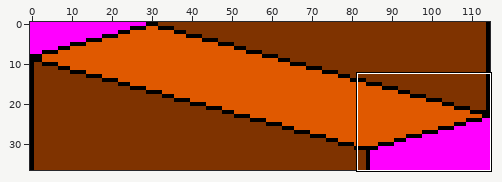
A sprite sheet gets an edit: build/images/stairs.png. Above: a wide view before the commit, with the close-up outlined.
Close-up. First the earlier version:
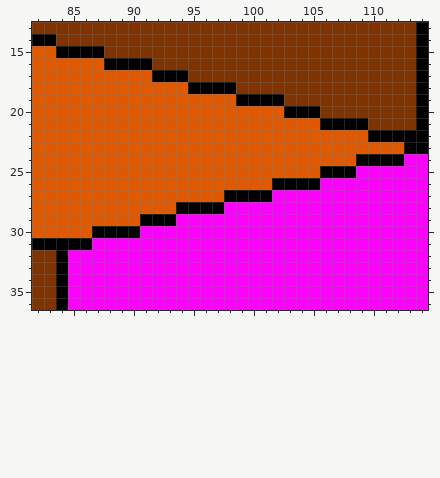
The file is 115x37 pixels. Colours within 5 levels of each other are drawn and written as one. Shown: x 82..114, y 13..36.
And afterwards:
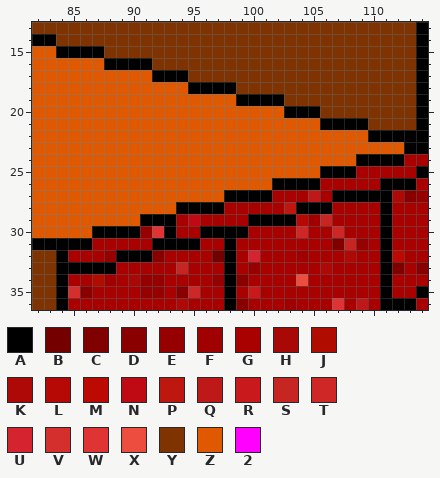
Palette (. is transparent): A #000000  B #750000  C #800000  D #8a0000  E #960000  F #a10000  G #a90000  H #a80906  J #b10c00  K #ae0807  L #b60906  M #bc0901  N #bf0a14  P #be170f  Q #be1819  R #ca191d  S #c72522  T #ce2726  U #d52330  V #d42f2c  W #df3334  X #ec4d3e  Y #7f3300  Z #e05900  2 #ff00ff
Changes in this commit:
@@ x 82..114 @@
 23 ZZZZZZZZZZZZZZZZZZZZZZZZZZZZZZZAA
-24 ZZZZZZZZZZZZZZZZZZZZZZZZZZZAAAA22
-25 ZZZZZZZZZZZZZZZZZZZZZZZZAAA222222
-26 ZZZZZZZZZZZZZZZZZZZZAAAA222222222
-27 ZZZZZZZZZZZZZZZZAAAA2222222222222
-28 ZZZZZZZZZZZZAAAA22222222222222222
-29 ZZZZZZZZZAAA222222222222222222222
-30 ZZZZZAAAA222222222222222222222222
-31 AAAAA2222222222222222222222222222
-32 YYA222222222222222222222222222222
-33 YYA222222222222222222222222222222
-34 YYA222222222222222222222222222222
-35 YYA222222222222222222222222222222
-36 YYA222222222222222222222222222222
+24 ZZZZZZZZZZZZZZZZZZZZZZZZZZZAAAAGG
+25 ZZZZZZZZZZZZZZZZZZZZZZZZAAAGGGGGA
+26 ZZZZZZZZZZZZZZZZZZZZAAAAGGGGGAAAG
+27 ZZZZZZZZZZZZZZZZAAAAGGGQGAAAAAKDE
+28 ZZZZZZZZZZZZAAAAGGGGGPAAAGGGGAGGG
+29 ZZZZZZZZZAAAGNGGGGAAAALFSGGGGAGGG
+30 ZZZZZAAAAEWAGGAAAAGGGGTGGTGGGAGGG
+31 AAAAAGGGGGAAAAGGAGGGGGGGGCSEGAGGG
+32 YYAGGGEAAADGGGGBAGUGGGFGGGKGGAMGG
+33 YYAAAAAGGGGGSGGGAGEGGGGGKGGGGACGD
+34 YYAGGJFGHEEGGGGEADGGGGXGGGGGGAGGG
+35 YYAVDGGGGEEGDTGGAGRGGGGGGGGGGAGGA
+36 YYAGGGGGGGGGKGGGADGGGFGGGWGQGAAAG
Boxes around the changes in both close-ups, in picture pixels (x1, y1, x2, y2):
changed: (68, 154, 428, 310)
